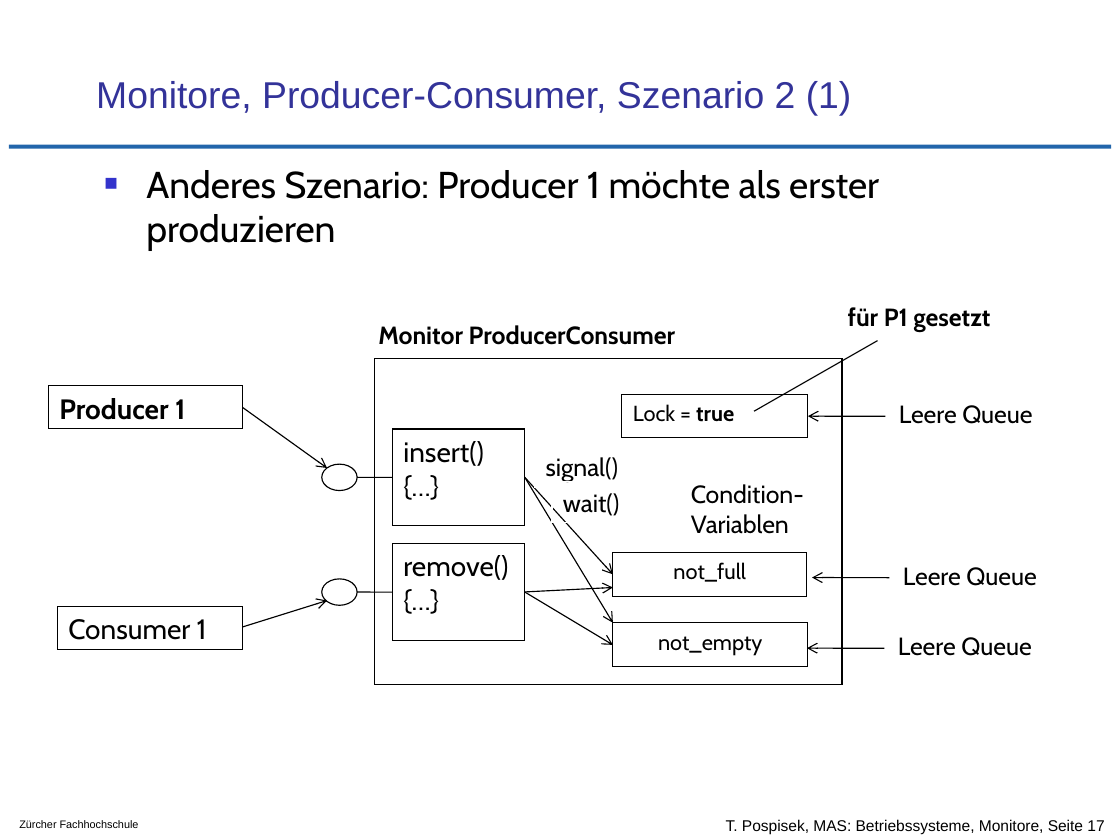
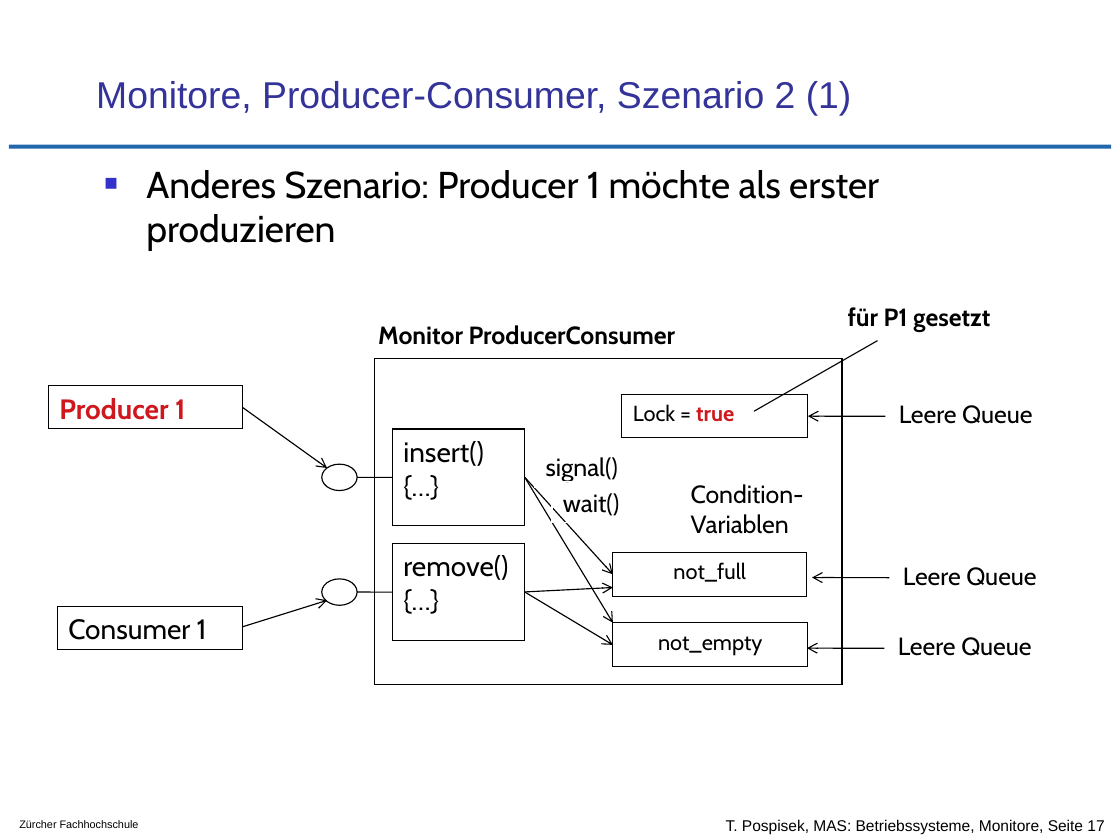
Before and after one commit to tpo/betriebssysteme, a slide deck: slide 17 of 08_Koordination_und_Synchronisation_Monitore.odp. Drawn at 1120x840 pixels with LibreOffice and Linux fonts; fonts in the diff are those of the drawing; background and template pictures are left out. Boxes give left, top, right and bottom in pixels: in the first picture for what was removed or moved away, otherwise in the second. Text is boxed around its words. In the diff, an @@ line names an element or a change of style, - is before the commit and + after.

```diff
--- a/08_Koordination_und_Synchronisation_Monitore.odp
+++ b/08_Koordination_und_Synchronisation_Monitore.odp
@@ rectangle "Producer 1" at bbox=[48, 385, 242, 429]: text colour #000000 to #CE181E @@
@@ rectangle "Lock = true" at bbox=[622, 394, 808, 438]: text colour #000000 to #CE181E in "true" @@
```
Also in this commit, not shown: 12 other slides changed, 1 other file.
